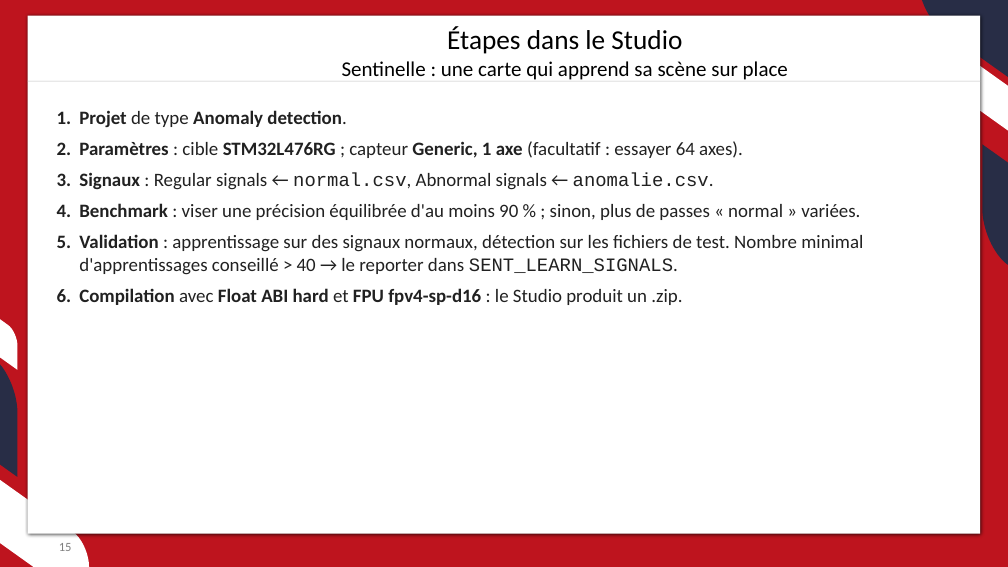
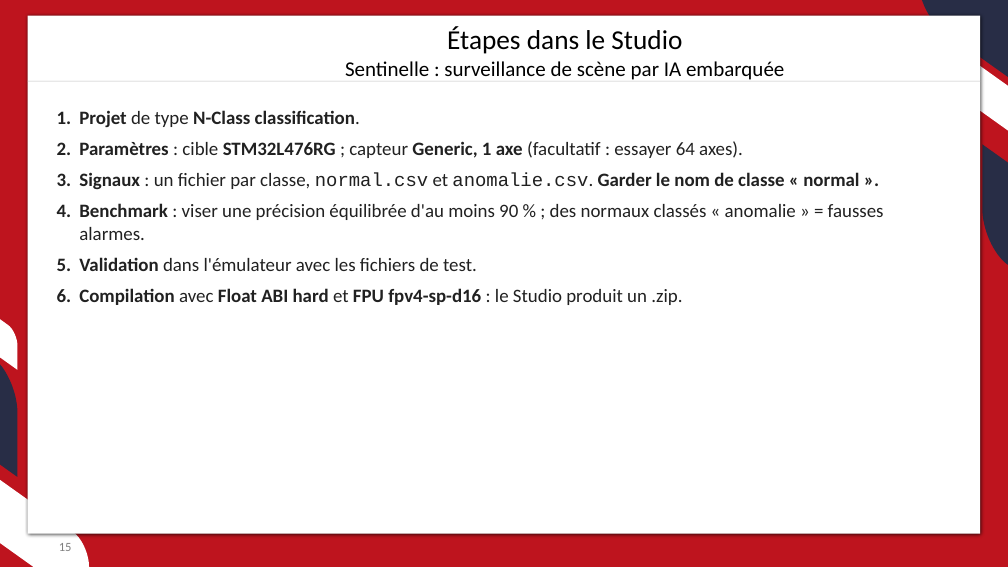
Before and after one commit to JC-Toussaint/ST_Phelma_Hackathon, a slide deck: slide 15 of sentinelle/sentinelle.pptx. Drawn at 1008x567 pixels with LibreOffice and Linux fonts; fonts in the diff are those of the drawing; background and template pictures are left out. Boxes give left, top, right and bottom in pixels: in the first picture for what was removed or moved away, otherwise in the second. Text is boxed around its words. In the diff, an @@ line names an element or a change of style, - is before the commit and + after.

```diff
--- a/sentinelle/sentinelle.pptx
+++ b/sentinelle/sentinelle.pptx
@@ text at [345,61,784,80]: text changed @@
-Sentinelle : une carte qui apprend sa scène sur place
+Sentinelle : surveillance de scène par IA embarquée
@@ text at [79,110,360,127]: text changed @@
-1. Projet de type Anomaly detection.
+1. Projet de type N-Class classification.
@@ text at [79,172,884,271]: text changed @@
-3. Signaux : Regular signals ← normal.csv, Abnormal signals ← anomalie.csv.
-4. Benchmark : viser une précision équilibrée d'au moins 90 % ; sinon, plus de passes « normal » variées.
-5. Validation : apprentissage sur des signaux normaux, détection sur les fichiers de test. Nombre minimal d'apprentissages conseillé > 40 → le reporter dans SENT_LEARN_SIGNALS.
+3. Signaux : un fichier par classe, normal.csv et anomalie.csv. Garder le nom de classe « normal ».
+4. Benchmark : viser une précision équilibrée d'au moins 90 % ; des normaux classés « anomalie » = fausses alarmes.
+5. Validation dans l'émulateur avec les fichiers de test.
```
Also in this commit, not shown: 20 other slides changed, 1 slide added, 1 slide removed, 8 other files.
